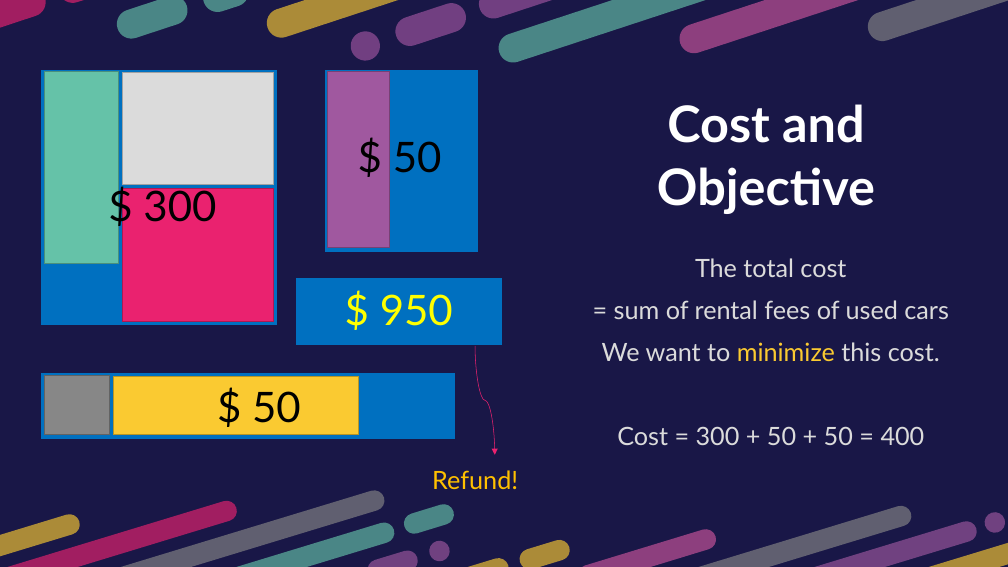
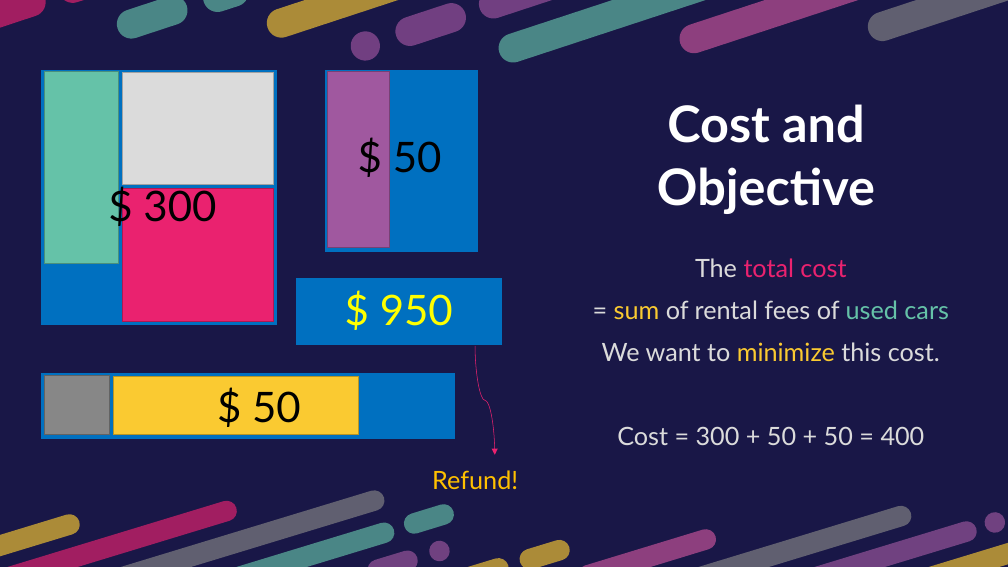
Before and after one commit to htnminh/optimization-project, a slide deck: slide 7 of presentation/General 2D Bin Packing Problem.pptx. Drawn at 1008x567 pixels with LibreOffice and Linux fonts; fonts in the diff are those of the drawing. Boxes give left, top, right and bottom in pixels: in the first picture for what was removed or moved away, otherwise in the second. Text is boxed around its words. In the diff, an @@ line names an element or a change of style, - is before the commit and + after.

```diff
--- a/presentation/General 2D Bin Packing Problem.pptx
+++ b/presentation/General 2D Bin Packing Problem.pptx
@@ text at (614, 258, 949, 319): text colour #DBDBDB to #EA226F in "total cost"; text colour #DBDBDB to #FACA31 in "sum"; text colour #DBDBDB to #65C2A8 in "used cars" @@
```
Also in this commit, not shown: 4 other slides changed, 1 other file.
